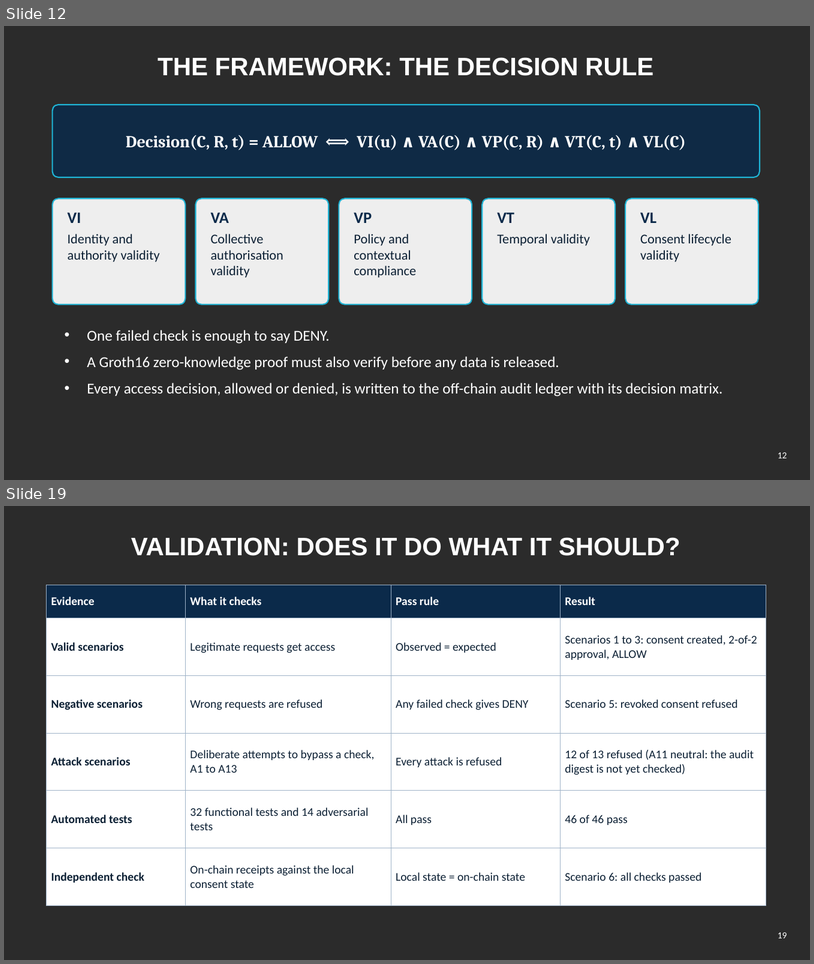
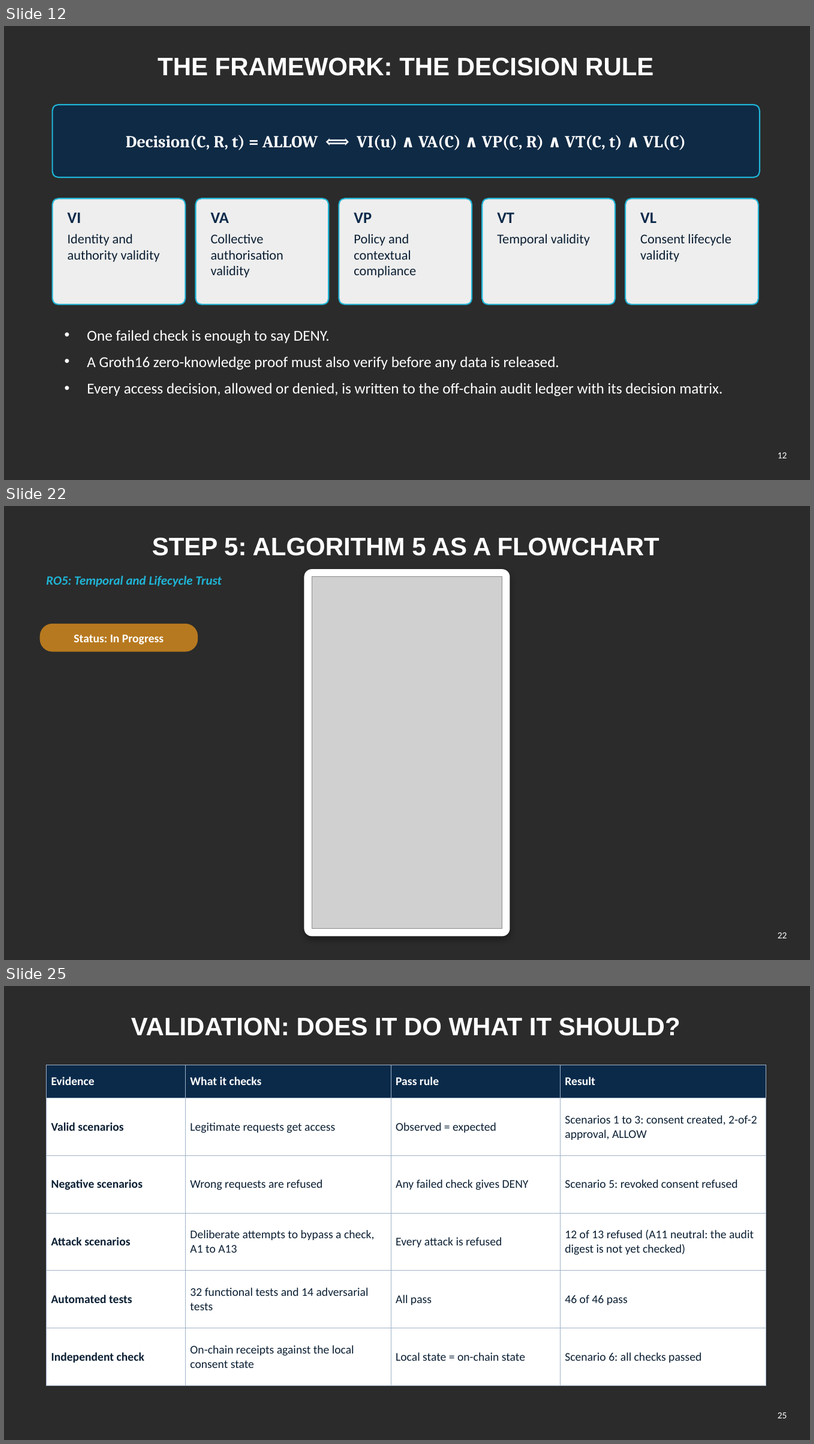
Before and after one commit to yasir12345678900/HealthRWA-Sepolia-Personal-try, a slide deck: docs/Yasir_Candidature_Reassessment_Slides_Simple.pptx. Shown one above the other, each under a label of ours: slides 12 and 19 before the commit, slides 12, 22 and 25 after it; the slides between them are not shown. The pictures are 814x964 and 814x1444 pixels, drawn with LibreOffice and Linux fonts; fonts in the diff are those of the drawing; grey boxes stand for pictures; background and template pictures are left out; a plain dark background stands for a picture behind light text. Boxes give left, top, right and bottom in pixels: in the first picture for what was removed or moved away, otherwise in the second. Text is boxed around its words. In the diff, an @@ line names an element or a change of style, - is before the commit and + after.

```diff
--- a/docs/Yasir_Candidature_Reassessment_Slides_Simple.pptx
+++ b/docs/Yasir_Candidature_Reassessment_Slides_Simple.pptx
@@ slide 22 added at (4, 506, 810, 960), background picture (left out) @@
@@ title added at (152, 537, 660, 556), 30 pt, text #FFFFFF, bold @@
+STEP 5: ALGORITHM 5 AS A FLOWCHART
@@ text added at (46, 576, 222, 587), 15 pt, text #1FB5D6, bold, italic @@
+RO5: Temporal and Lifecycle Trust
@@ rounded rectangle added at (305, 570, 510, 936), fill #FFFFFF, outline #FFFFFF 1 pt @@
@@ picture added at (312, 577, 503, 928) @@
@@ rounded rectangle added at (40, 624, 198, 651), fill #B7791F, outline #B7791F 1 pt @@
@@ text added at (74, 634, 164, 645), 14 pt, text #FFFFFF, bold @@
+Status: In Progress
@@ page number added at (778, 932, 788, 938), 11 pt, text #FFFFFF @@
+22
@@ what was slide 19 is now slide 25 @@
@@ page number at (778, 1412, 788, 1418): text changed @@
-19
+25
```
Also in this commit, not shown: 6 slides changed, 5 other slides added, 3 other files.
